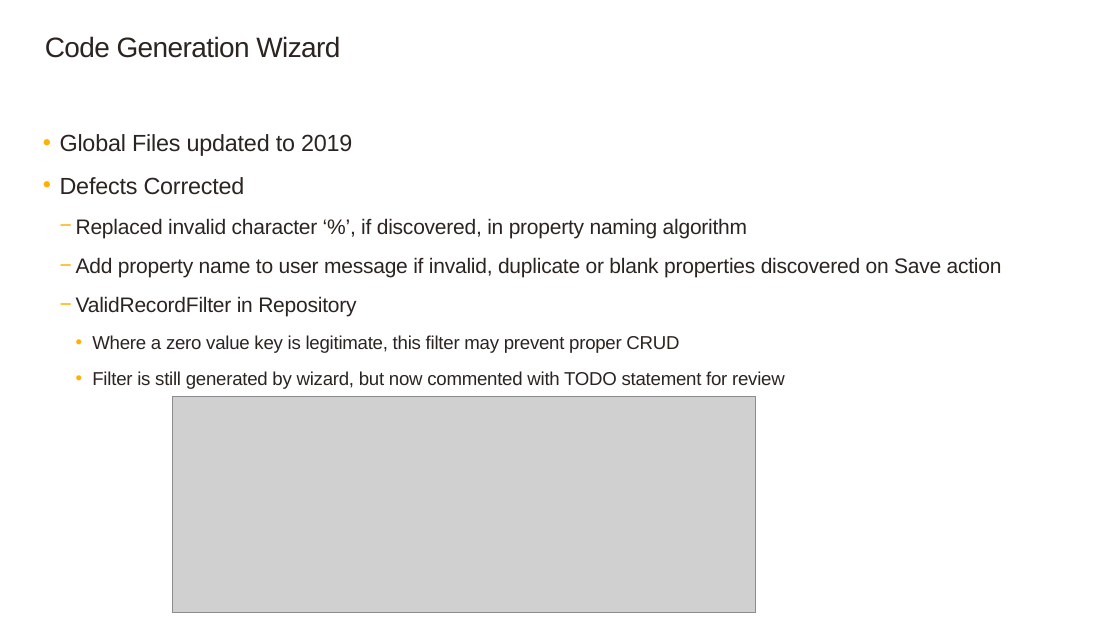
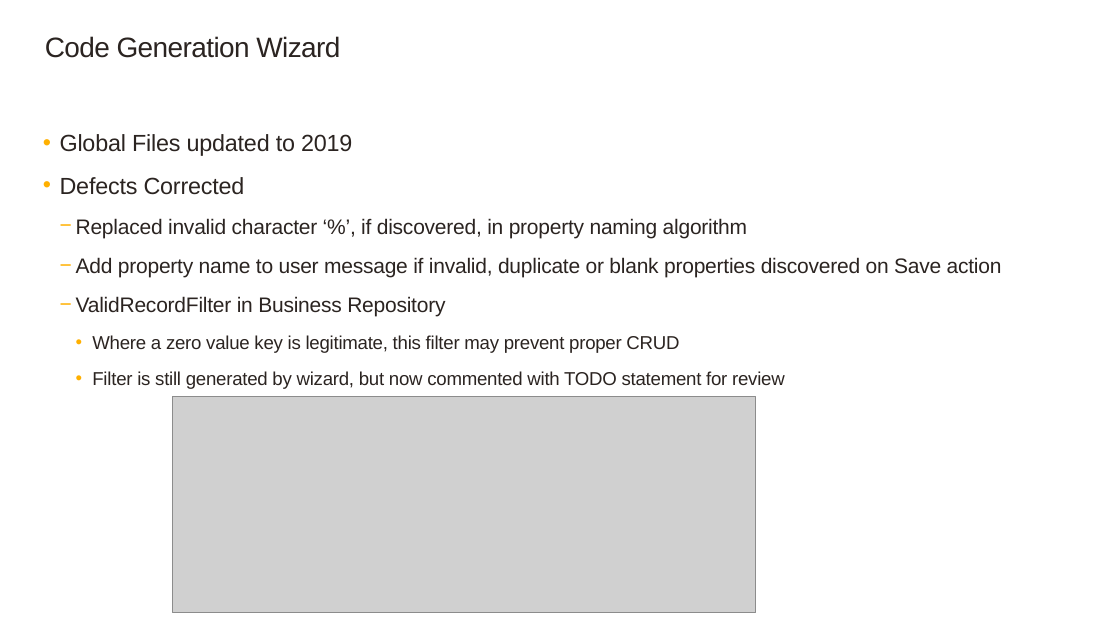
Before and after one commit to SageNADev/Sage300-SDK, a slide deck: slide 5 of docs/presentations/Sage300SDK_2019WebSDKOverview.pptx. Drawn at 1120x630 pixels with LibreOffice and Linux fonts; fonts in the diff are those of the drawing; grey boxes stand for pictures; background and template pictures are left out. Boxes give left, top, right and bottom in pixels: in the first picture for what was removed or moved away, otherwise in the second. Text is boxed around its words. In the diff, an @@ line names an element or a change of style, - is before the commit and + after.

```diff
--- a/docs/presentations/Sage300SDK_2019WebSDKOverview.pptx
+++ b/docs/presentations/Sage300SDK_2019WebSDKOverview.pptx
@@ text at [76, 296, 445, 317]: text changed @@
-    − ValidRecordFilter in Repository
+    − ValidRecordFilter in Business Repository
```
Also in this commit, not shown: 5 other slides changed, 1 slide removed.
